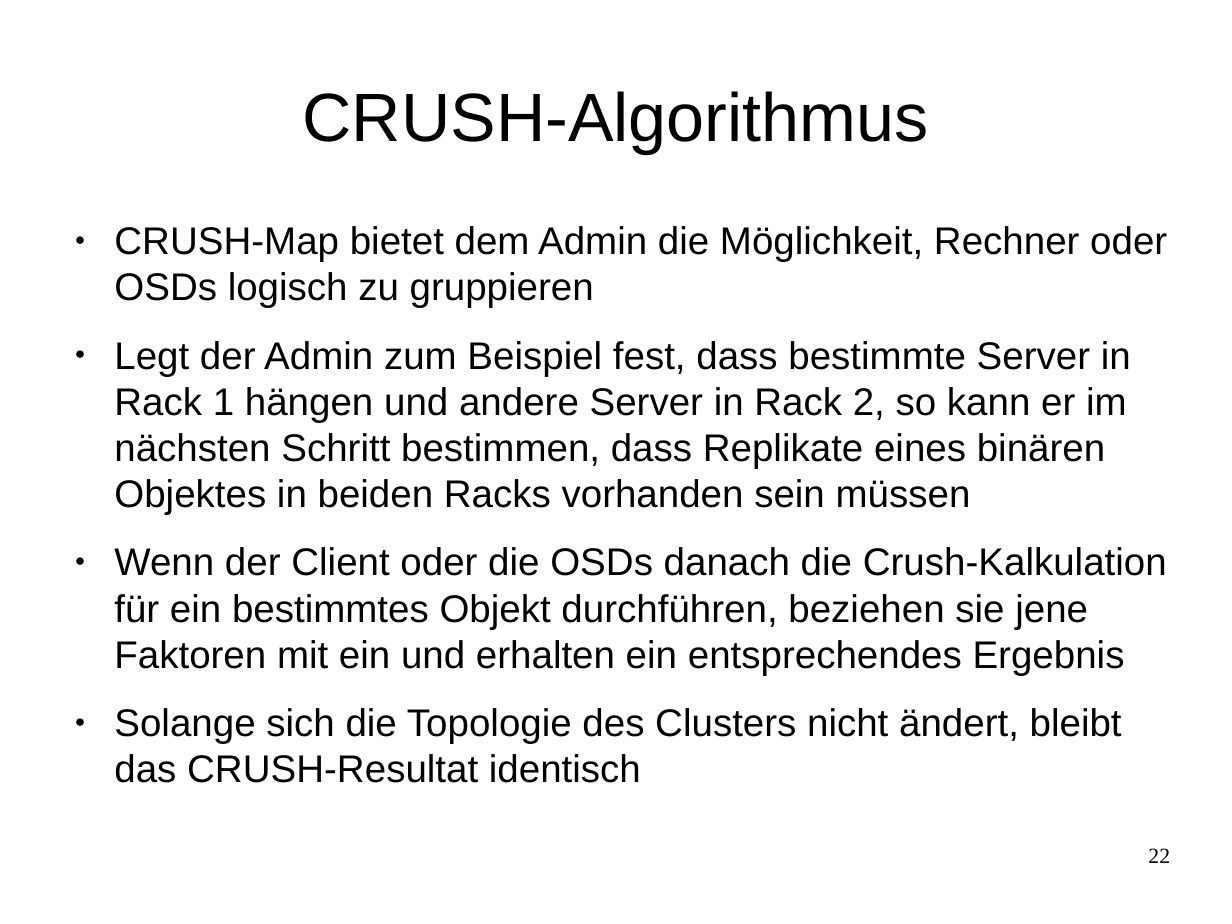
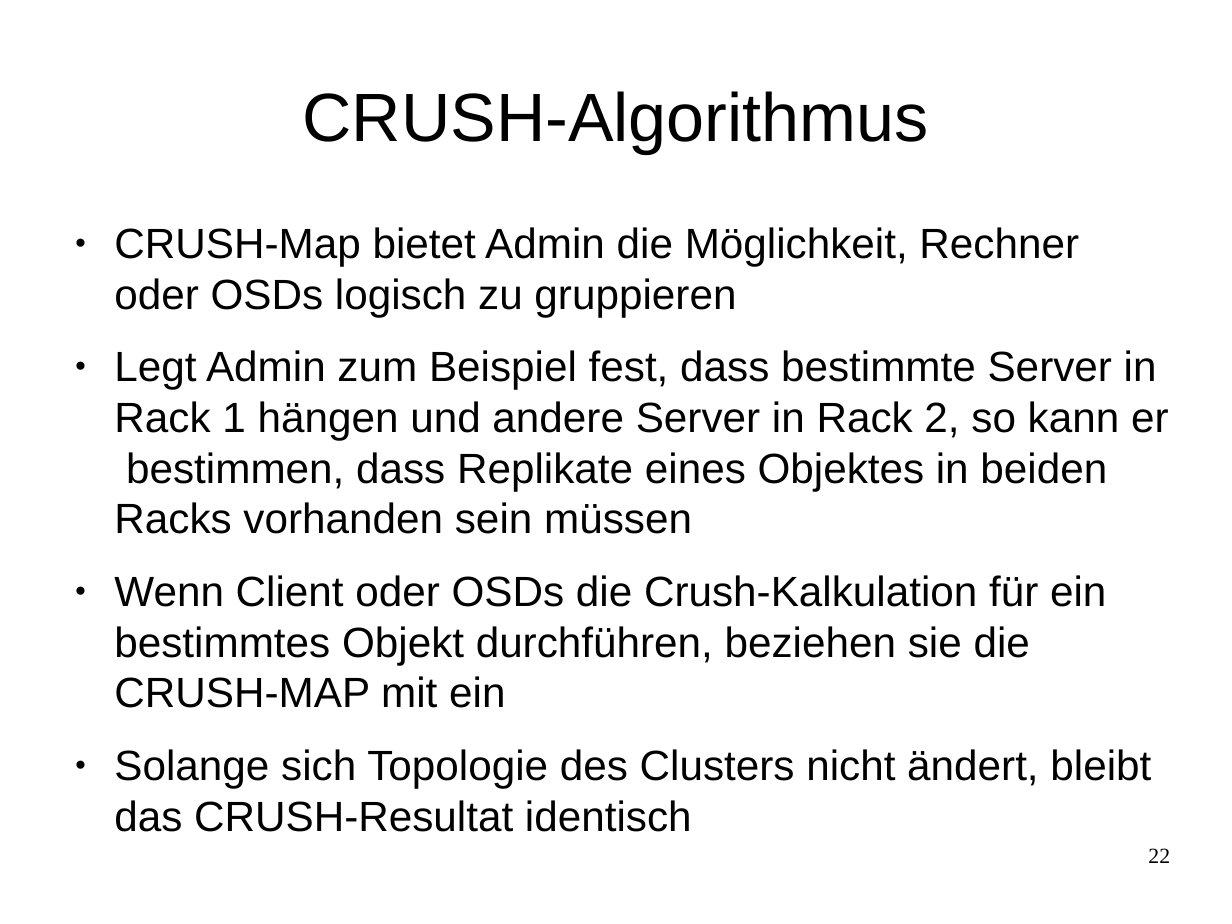
Before and after one commit to celentanos/inora, a slide deck: slide 22 of inora_vortrag_M.odp. Drawn at 1232x924 pixels with LibreOffice and Linux fonts; fonts in the diff are those of the drawing. Boxes give left, top, right and bottom in pixels: in the first picture for what was removed or moved away, otherwise in the second. Text is boxed around its words. In the diff, an @@ line names an element or a change of style, - is before the commit and + after.

Commit message:
wip

```diff
--- a/inora_vortrag_M.odp
+++ b/inora_vortrag_M.odp
@@ text at [114, 227, 1169, 832]: text changed; size 24.8 to 27.2 pt @@
-● CRUSH-Map bietet dem Admin die Möglichkeit, Rechner oder OSDs logisch zu gruppieren
-● Legt der Admin zum Beispiel fest, dass bestimmte Server in Rack 1 hängen und andere Server in Rack 2, so kann er im nächsten Schritt bestimmen, dass Replikate eines binären Objektes in beiden Racks vorhanden sein müssen
-● Wenn der Client oder die OSDs danach die Crush-Kalkulation für ein bestimmtes Objekt durchführen, beziehen sie jene Faktoren mit ein und erhalten ein entsprechendes Ergebnis
-● Solange sich die Topologie des Clusters nicht ändert, bleibt das CRUSH-Resultat identisch
+● CRUSH-Map bietet Admin die Möglichkeit, Rechner oder OSDs logisch zu gruppieren
+● Legt Admin zum Beispiel fest, dass bestimmte Server in Rack 1 hängen und andere Server in Rack 2, so kann er bestimmen, dass Replikate eines Objektes in beiden Racks vorhanden sein müssen
+● Wenn Client oder OSDs die Crush-Kalkulation für ein bestimmtes Objekt durchführen, beziehen sie die CRUSH-MAP mit ein
+● Solange sich Topologie des Clusters nicht ändert, bleibt das CRUSH-Resultat identisch
```
Also in this commit, not shown: 12 other slides changed, 1 slide added, 1 slide removed.
